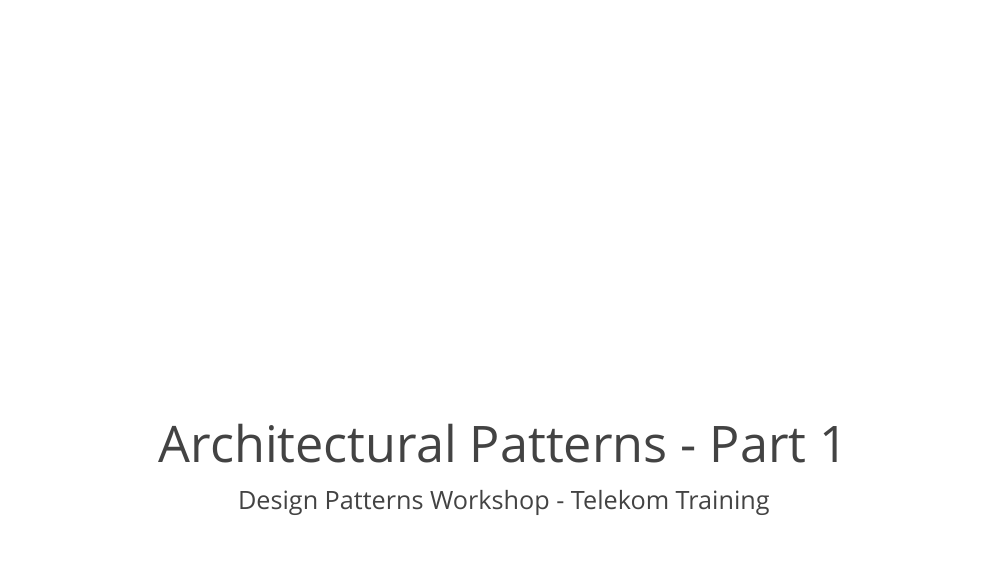
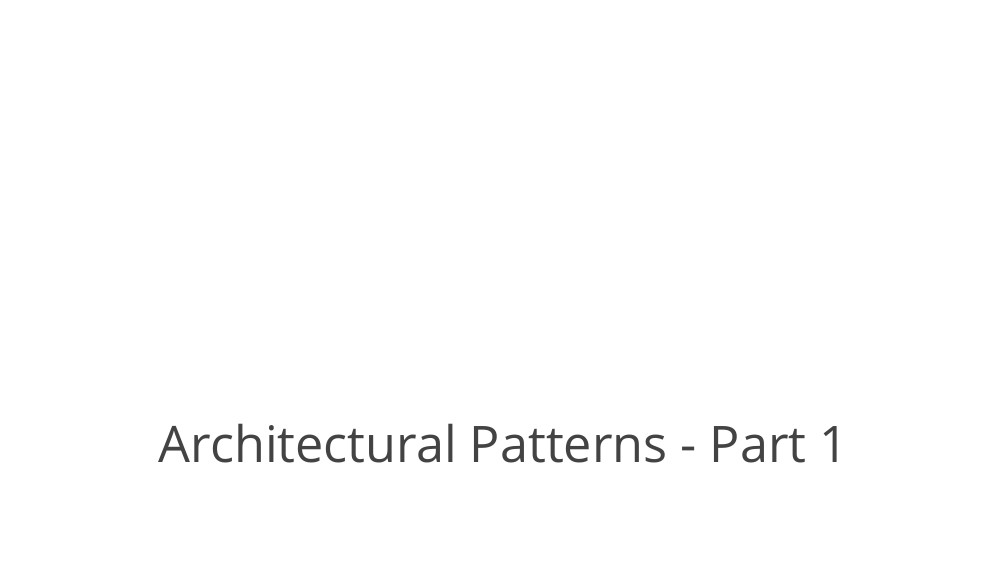
Before and after one commit to vanillacore-net/september-2025-telekom-training, a slide deck: slide 1 of presentations/powerpoint/arch-patterns-part1.pptx. Drawn at 1008x567 pixels with LibreOffice and Linux fonts; fonts in the diff are those of the drawing; background and template pictures are left out. Boxes give left, top, right and bottom in pixels: in the first picture for what was removed or moved away, otherwise in the second. Text is boxed around its words. In the diff, an @@ line names an element or a change of style, - is before the commit and + after.

```diff
--- a/presentations/powerpoint/arch-patterns-part1.pptx
+++ b/presentations/powerpoint/arch-patterns-part1.pptx
@@ subtitle removed at (238,490,770,515) @@
-Design Patterns Workshop - Telekom Training
```
Also in this commit, not shown: 11 other slides changed, 4 slides added, 5 other files.
